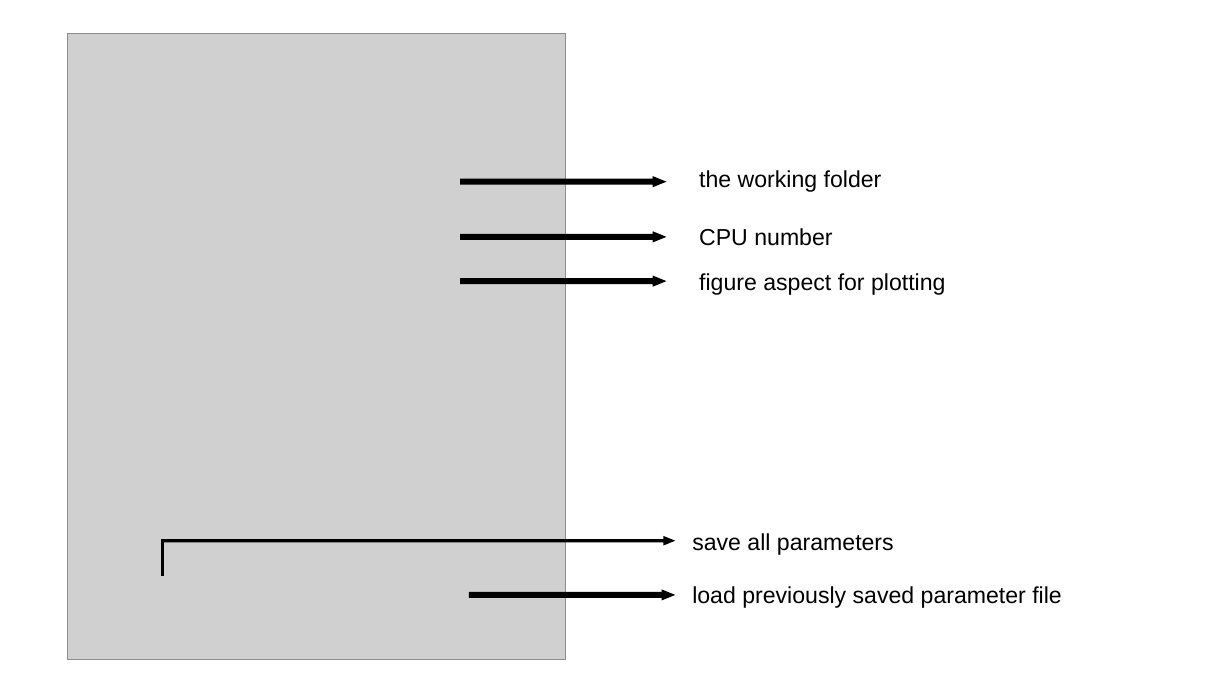
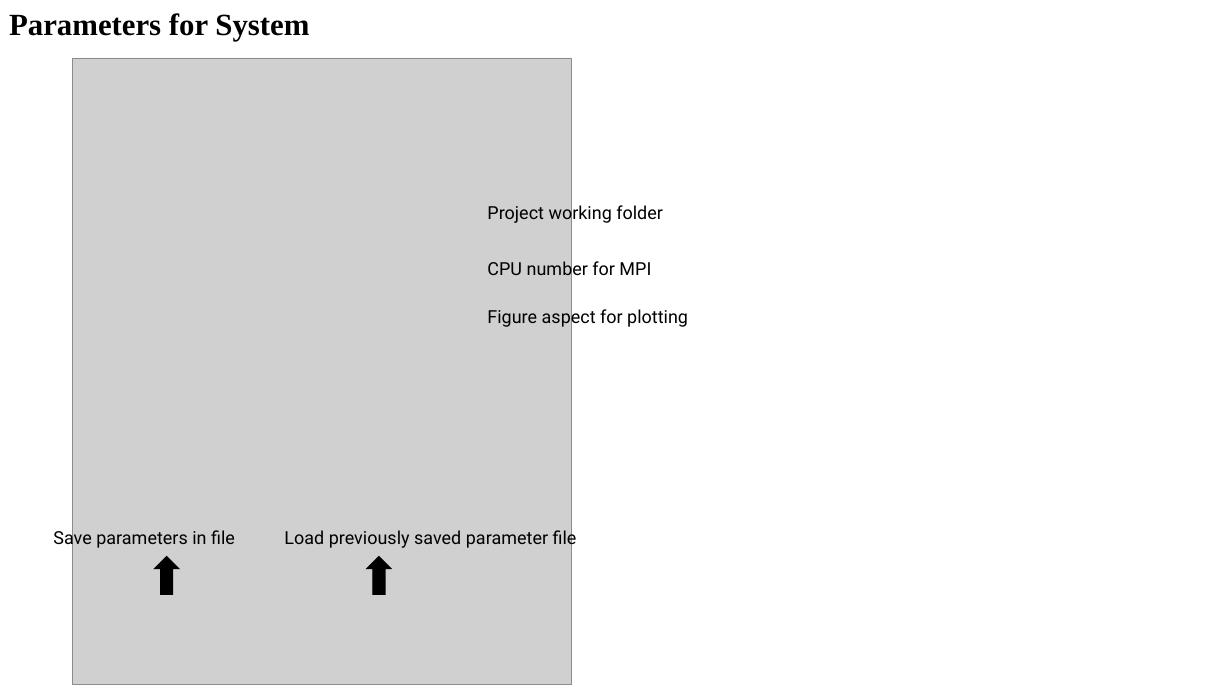
Before and after one commit to seisfwi/SWIT, a slide deck: slide 7 of doc/Introduction to SWIT.pptx (slide 2 before the commit). Drawn at 1232x693 pixels with LibreOffice and Linux fonts; fonts in the diff are those of the drawing; grey boxes stand for pictures. Boxes give left, top, right and bottom in pixels: in the first picture for what was removed or moved away, otherwise in the second. Text is boxed around its words. In the diff, an @@ line names an element or a change of style, - is before the commit and + after.

```diff
--- a/doc/Introduction to SWIT.pptx
+++ b/doc/Introduction to SWIT.pptx
@@ text added at bbox=[9, 13, 309, 41], 24 pt, text #000000, bold @@
+Parameters for System
@@ picture: place and size @@
-picture at bbox=[67, 33, 567, 660]
+picture at bbox=[73, 58, 572, 685]
@@ right arrow removed at bbox=[461, 177, 665, 187] @@
@@ text at bbox=[487, 203, 663, 225]: text changed; size 18 to 14 pt; font Arial to Roboto @@
-the working folder
+Project working folder
@@ right arrow removed at bbox=[461, 232, 665, 241] @@
@@ text at bbox=[487, 259, 651, 281]: text changed; size 18 to 14 pt; font Arial to Roboto @@
-CPU number
+CPU number for MPI
@@ right arrow removed at bbox=[461, 276, 665, 286] @@
@@ text at bbox=[487, 307, 688, 329]: text changed; size 18 to 14 pt; font Arial to Roboto @@
-figure aspect for plotting
+Figure aspect for plotting
@@ text at bbox=[53, 527, 235, 549]: text changed; size 18 to 14 pt; font Arial to Roboto @@
-save all parameters
+Save parameters in file
@@ right arrow removed at bbox=[163, 537, 674, 544] @@
@@ line removed from (163, 577) to (163, 539) @@
@@ text at bbox=[284, 527, 577, 549]: text changed; size 18 to 14 pt; font Arial to Roboto @@
-load previously saved parameter file
+Load previously saved parameter file
@@ down arrow added at bbox=[154, 556, 178, 594], fill #000000, outline #000000 1 pt @@
@@ down arrow added at bbox=[367, 556, 391, 594], fill #000000, outline #000000 1 pt @@
@@ right arrow removed at bbox=[470, 591, 674, 600] @@
```
Also in this commit, not shown: 4 other slides changed, 6 slides added, 3 other files.
